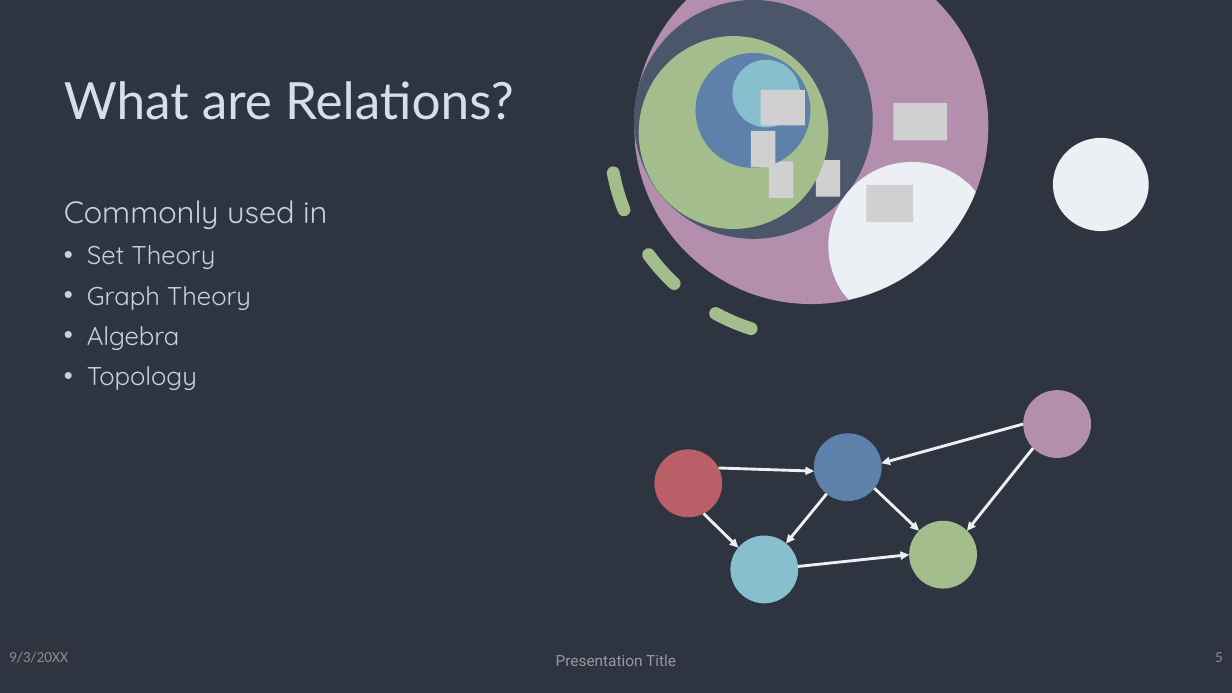
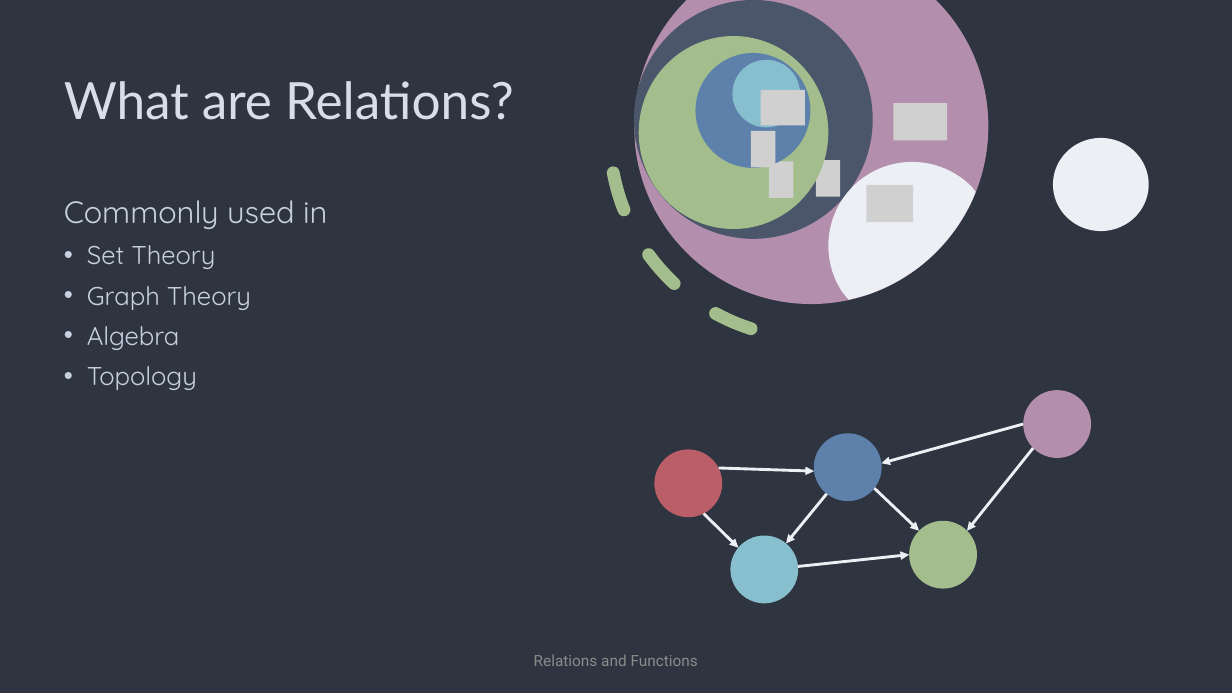
Before and after one commit to joejo-joestar/discrete-assignment, a slide deck: slide 5 of VidorPres/Relations and Functions.pptx. Drawn at 1232x693 pixels with LibreOffice and Linux fonts; fonts in the diff are those of the drawing; grey boxes stand for pictures. Boxes give left, top, right and bottom in pixels: in the first picture for what was removed or moved away, otherwise in the second. Text is boxed around its words. In the diff, an @@ line names an element or a change of style, - is before the commit and + after.

```diff
--- a/VidorPres/Relations and Functions.pptx
+++ b/VidorPres/Relations and Functions.pptx
@@ text removed at [9,652,68,663] @@
-9/3/20XX
@@ text at [534,654,698,666]: text changed; text colour #969AA1 to #8C8C8C @@
-Presentation Title
+Relations and Functions
@@ page number removed at [1215,652,1223,662] @@
-5
```
Also in this commit, not shown: 18 other slides changed, 2 other files.
